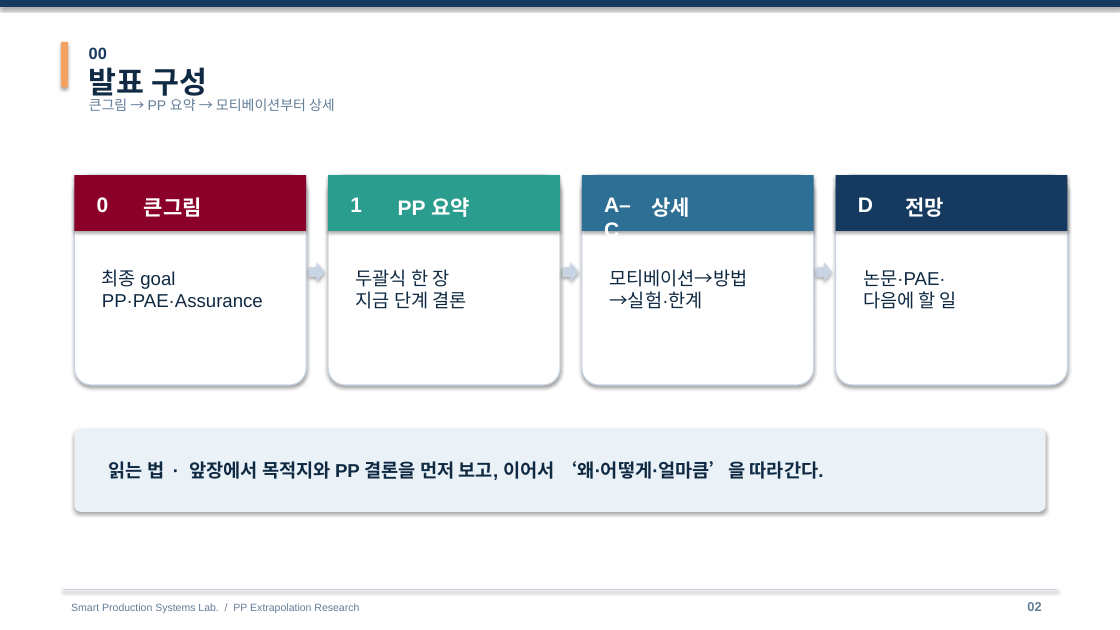
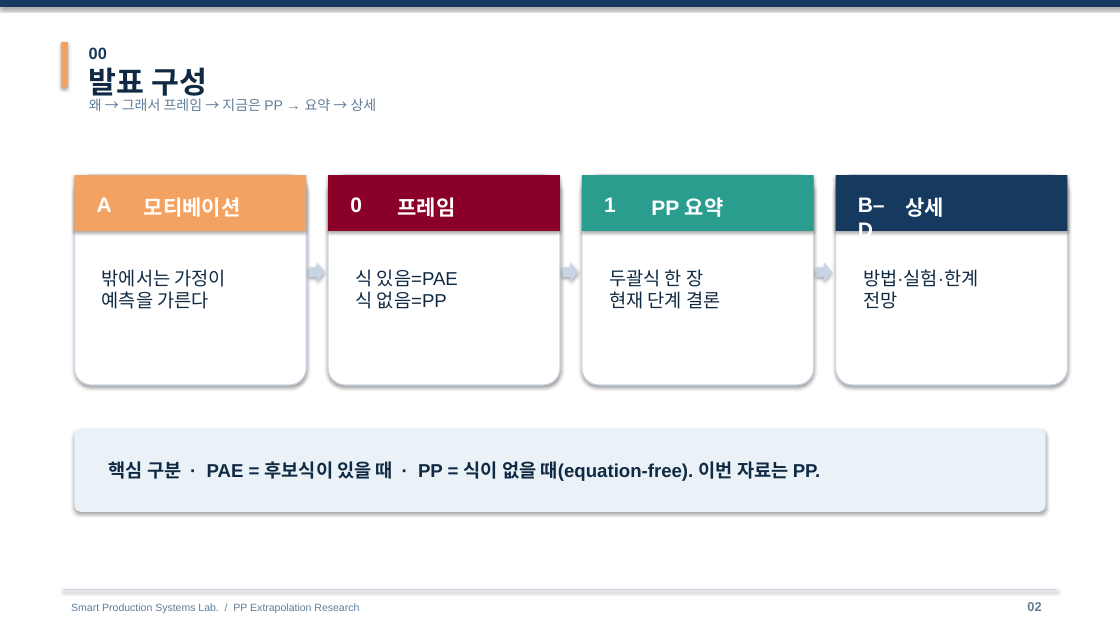
Before and after one commit to amumujs-create/pp_pae_total, a slide deck: slide 2 of output/PP_Research_Detailed_v2.pptx. Drawn at 1120x630 pixels with LibreOffice and Linux fonts; fonts in the diff are those of the drawing. Boxes give left, top, right and bottom in pixels: in the first picture for what was removed or moved away, otherwise in the second. Text is boxed around its words. In the diff, an @@ line names an element or a change of style, - is before the commit and + after.

```diff
--- a/output/PP_Research_Detailed_v2.pptx
+++ b/output/PP_Research_Detailed_v2.pptx
@@ text at (x1=89, y1=98, x2=377, y2=111): text changed @@
-큰그림 → PP 요약 → 모티베이션부터 상세
+왜 → 그래서 프레임 → 지금은 PP → 요약 → 상세
@@ rectangle at (x1=75, y1=175, x2=307, y2=231): fill #8B0029 to #F4A261 @@
@@ rectangle at (x1=329, y1=175, x2=560, y2=231): fill #2A9D8F to #8B0029 @@
@@ rectangle at (x1=582, y1=175, x2=814, y2=231): fill #2E6F95 to #2A9D8F @@
@@ text at (x1=97, y1=197, x2=112, y2=212): text changed @@
-0
+A
@@ text at (x1=144, y1=197, x2=241, y2=217): text changed @@
-큰그림
+모티베이션
@@ text at (x1=350, y1=197, x2=362, y2=212): text changed @@
-1
+0
@@ text at (x1=398, y1=197, x2=456, y2=217): text changed @@
-PP 요약
+프레임
@@ text at (x1=604, y1=197, x2=616, y2=212): text changed @@
-A–C
+1
@@ text at (x1=651, y1=197, x2=724, y2=217): text changed @@
-상세
+PP 요약
@@ text at (x1=858, y1=197, x2=885, y2=233): text changed @@
-D
+B–D
@@ text at (x1=905, y1=197, x2=944, y2=217): text changed @@
-전망
+상세
@@ text at (x1=102, y1=269, x2=226, y2=309): text changed @@
-최종 goal
-PP·PAE·Assurance
+밖에서는 가정이
+예측을 가른다
@@ text at (x1=356, y1=269, x2=458, y2=309): text changed @@
-두괄식 한 장
-지금 단계 결론
+식 있음=PAE
+식 없음=PP
@@ text at (x1=609, y1=269, x2=720, y2=309): text changed @@
-모티베이션→방법
-→실험·한계
+두괄식 한 장
+현재 단계 결론
@@ text at (x1=863, y1=269, x2=978, y2=309): text changed @@
-논문·PAE·
-다음에 할 일
+방법·실험·한계
+전망
@@ text at (x1=109, y1=461, x2=821, y2=481): text changed @@
-읽는 법 · 앞장에서 목적지와 PP 결론을 먼저 보고, 이어서 ‘왜·어떻게·얼마큼’을 따라간다.
+핵심 구분 · PAE = 후보식이 있을 때 · PP = 식이 없을 때(equation-free). 이번 자료는 PP.
```
Also in this commit, not shown: 64 other slides changed, 3 slides added, 2 slides removed, 1 other file.
